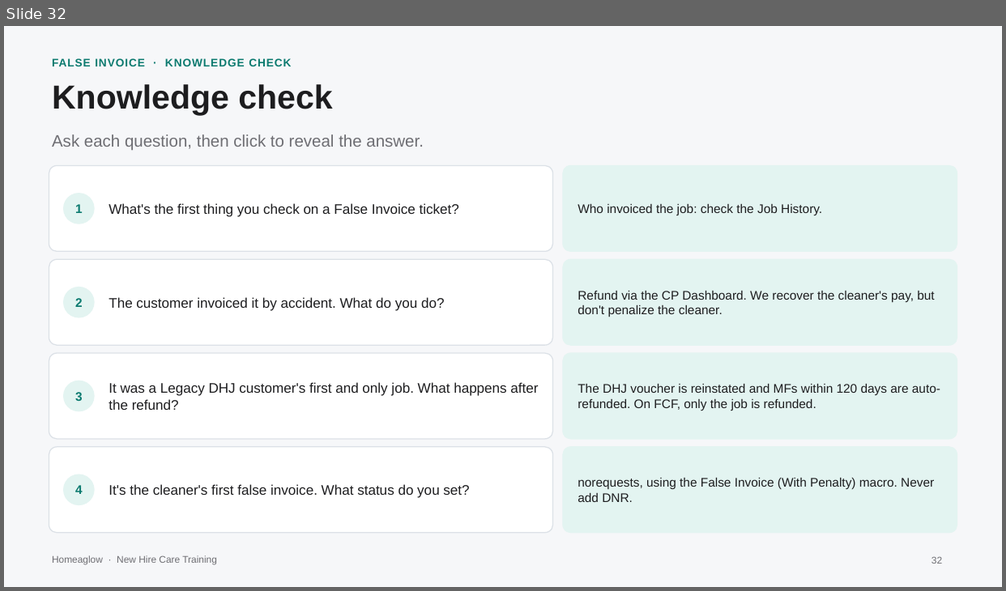
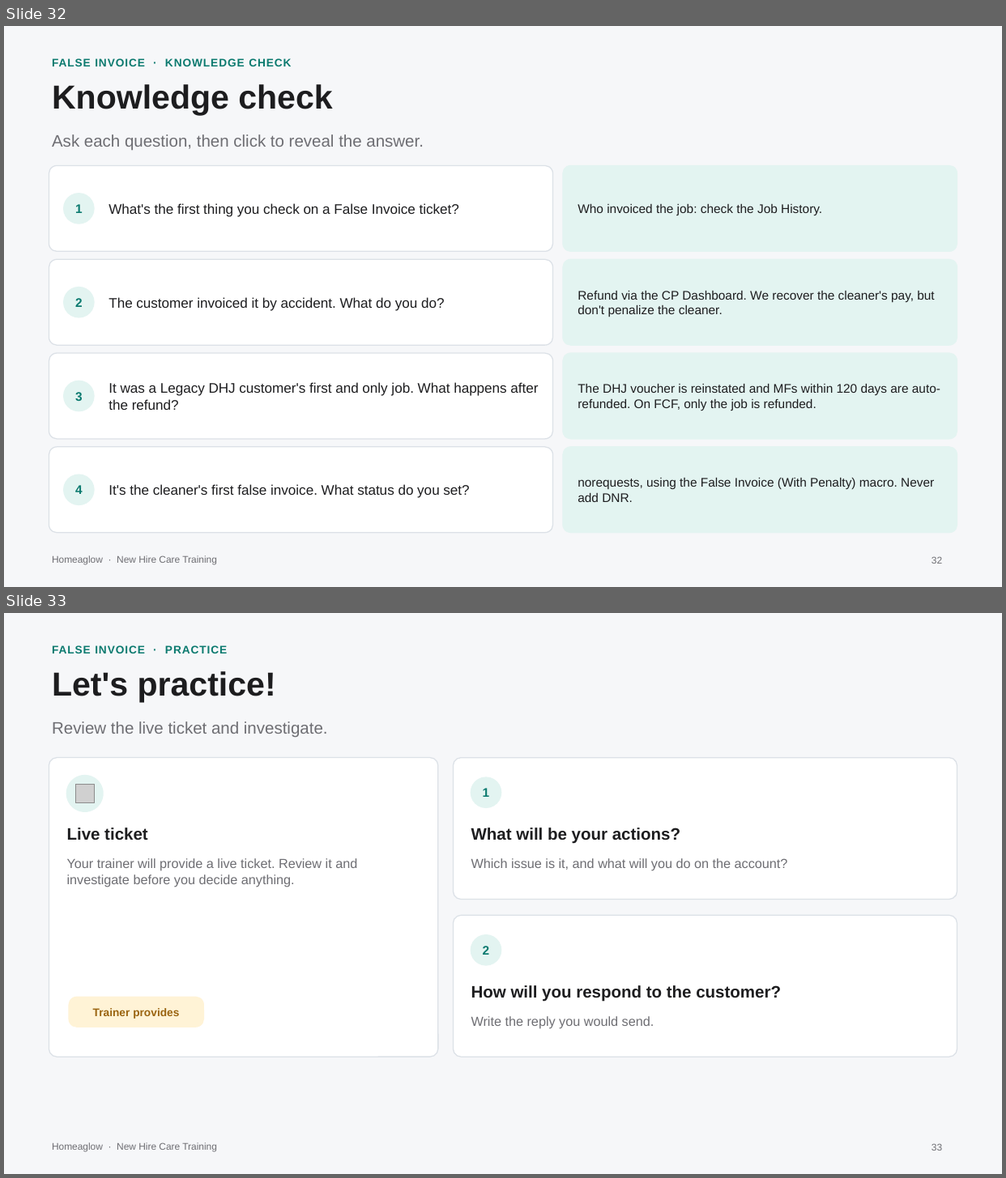
Before and after one commit to anjulimichelle/training, a slide deck: billing-disputes/billing-disputes-cash-payments.pptx. Shown one above the other, each under a label of ours: slide 32 before the commit, slides 32 and 33 after it. The pictures are 1006x591 and 1006x1178 pixels, drawn with LibreOffice and Linux fonts; fonts in the diff are those of the drawing; grey boxes stand for pictures. Boxes give left, top, right and bottom in pixels: in the first picture for what was removed or moved away, otherwise in the second. Text is boxed around its words. In the diff, an @@ line names an element or a change of style, - is before the commit and + after.

```diff
--- a/billing-disputes/billing-disputes-cash-payments.pptx
+++ b/billing-disputes/billing-disputes-cash-payments.pptx
@@ slide 33 added at [4, 613, 1002, 1174], background #F6F7F9; not listed: 1 template element that a slide beside it also shows @@
@@ text added at [52, 645, 227, 653], 8 pt, text #0B7A6F, bold @@
+FALSE INVOICE · PRACTICE
@@ text added at [52, 671, 276, 702], 24 pt, text #1D1D1F, bold @@
+Let's practice!
@@ text added at [52, 722, 328, 737], 12 pt, text #6E6E73 @@
+Review the live ticket and investigate.
@@ rounded rectangle added at [49, 758, 438, 1057], fill #FFFFFF, outline #DCE1E7 0.75 pt @@
@@ rounded rectangle added at [453, 758, 957, 900], fill #FFFFFF, outline #DCE1E7 0.75 pt @@
@@ ellipse added at [67, 776, 103, 811], fill #E3F4F1, outline #E3F4F1 1 pt @@
@@ ellipse added at [471, 777, 501, 807], fill #E3F4F1, outline #E3F4F1 1 pt @@
@@ picture added at [76, 785, 95, 803] @@
@@ text added at [483, 788, 490, 797], 9 pt, text #0B7A6F, bold @@
+1
@@ text added at [67, 828, 148, 841], 12 pt, text #1D1D1F, bold @@
+Live ticket
@@ text added at [471, 828, 680, 844], 12 pt, text #1D1D1F, bold @@
+What will be your actions?
@@ text added at [67, 858, 357, 887], 9.5 pt, text #6E6E73 @@
+Your trainer will provide a live ticket. Review it and investigate before you decide anything.
@@ text added at [471, 858, 788, 871], 9.5 pt, text #6E6E73 @@
+Which issue is it, and what will you do on the account?
@@ rounded rectangle added at [453, 915, 957, 1057], fill #FFFFFF, outline #DCE1E7 0.75 pt @@
@@ ellipse added at [471, 935, 501, 965], fill #E3F4F1, outline #E3F4F1 1 pt @@
@@ text added at [483, 946, 490, 955], 9 pt, text #0B7A6F, bold @@
+2
@@ rounded rectangle added at [69, 997, 203, 1027], fill #FFF3D6, outline #FFF3D6 0.75 pt @@
@@ text added at [471, 986, 781, 1002], 12 pt, text #1D1D1F, bold @@
+How will you respond to the customer?
@@ text added at [93, 1008, 179, 1019], 8 pt, text #9A6410, bold @@
+Trainer provides
@@ text added at [471, 1016, 654, 1029], 9.5 pt, text #6E6E73 @@
+Write the reply you would send.
@@ page number added at [931, 1144, 942, 1151], 7 pt, text #6E6E73 @@
+33
```
Also in this commit, not shown: 1 other slide added, 1 slide removed, 1 other file.
